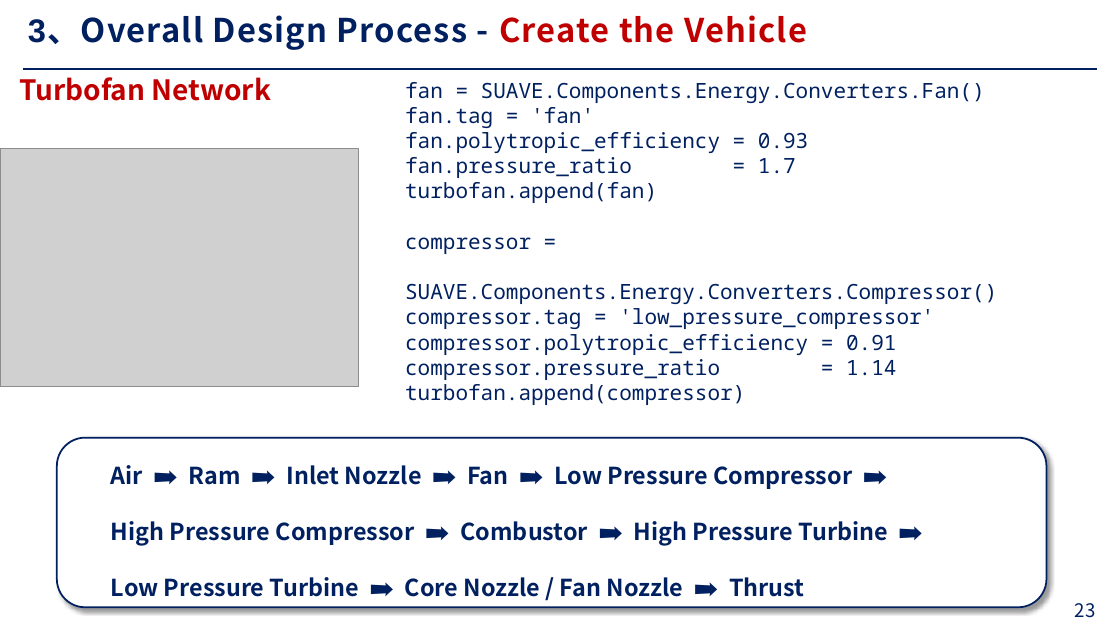
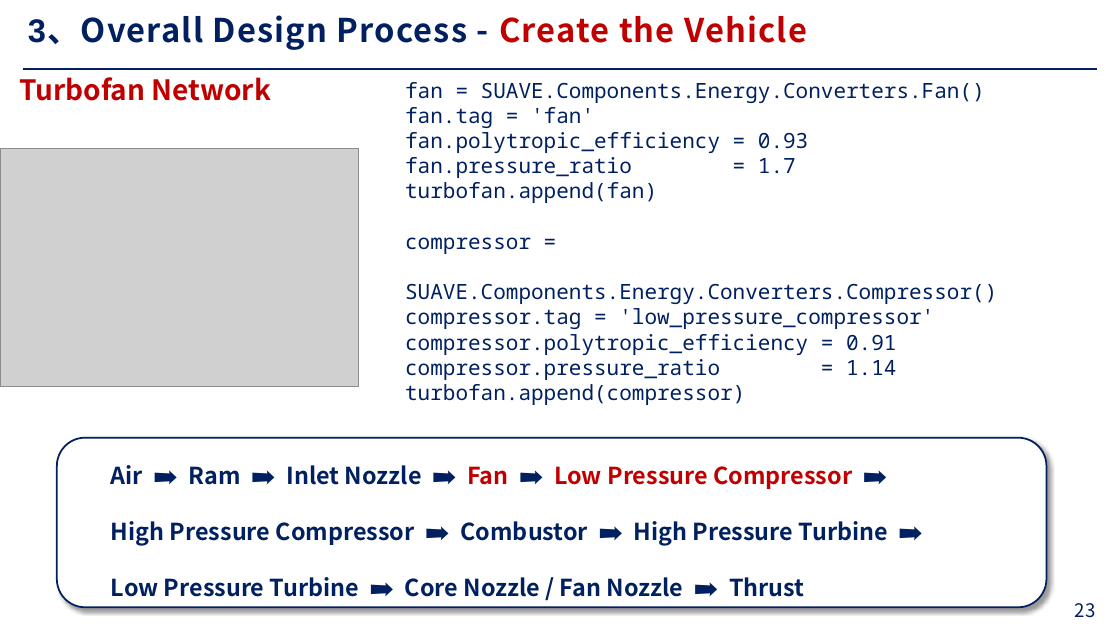
Before and after one commit to 7dinosaur/Obsidian, a slide deck: slide 23 of Design Conceptual Aircraft via SUAVE.pptx. Drawn at 1120x630 pixels with LibreOffice and Linux fonts; fonts in the diff are those of the drawing; grey boxes stand for pictures; background and template pictures are left out. Boxes give left, top, right and bottom in pixels: in the first picture for what was removed or moved away, otherwise in the second. Text is boxed around its words. In the diff, an @@ line names an element or a change of style, - is before the commit and + after.

Commit message:
update ppt

```diff
--- a/Design Conceptual Aircraft via SUAVE.pptx
+++ b/Design Conceptual Aircraft via SUAVE.pptx
@@ text at (111,465,852,489): text colour #002060 to #C00000 in "Fan Low Pressure Compressor" @@
```
Also in this commit, not shown: 1 other file.
